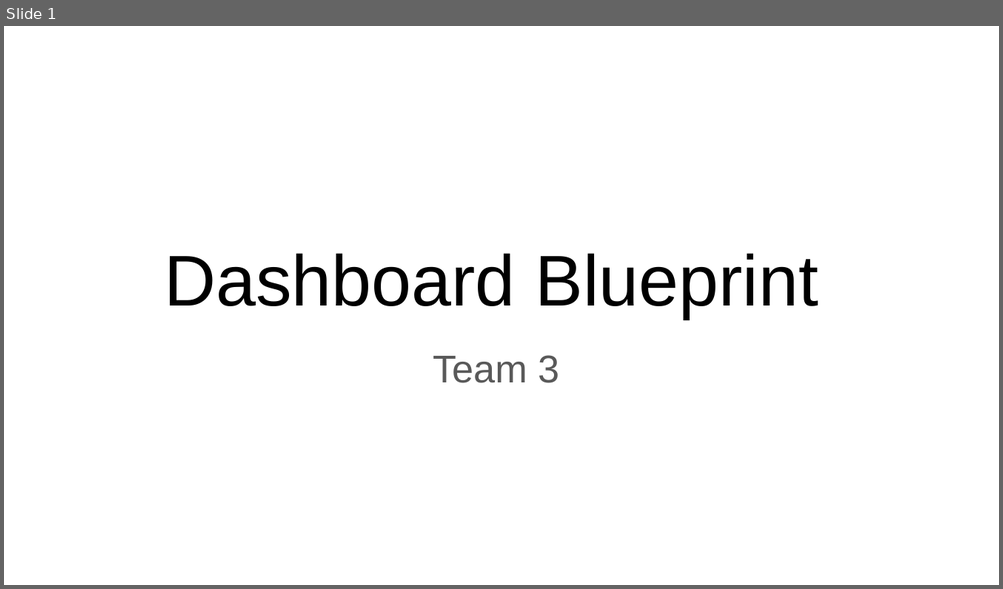
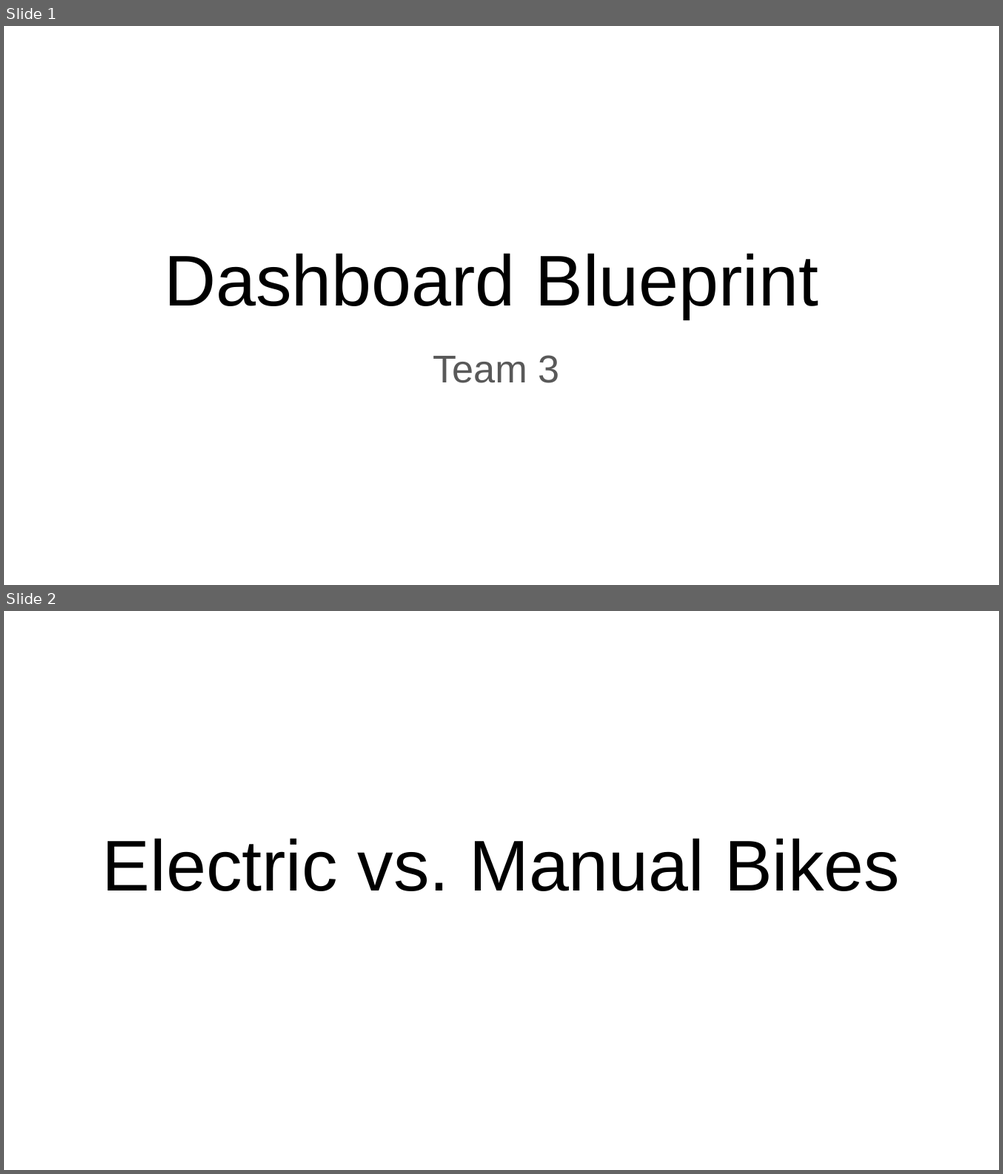
Before and after one commit to Tony-Lew/Team_3_Project, a slide deck: Dashboard Blueprint.pptx. Shown one above the other, each under a label of ours: slide 1 before the commit, slides 1 and 2 after it. The pictures are 1003x589 and 1003x1174 pixels, drawn with LibreOffice and Linux fonts; fonts in the diff are those of the drawing. Boxes give left, top, right and bottom in pixels: in the first picture for what was removed or moved away, otherwise in the second. Text is boxed around its words. In the diff, an @@ line names an element or a change of style, - is before the commit and + after.

```diff
--- a/Dashboard Blueprint.pptx
+++ b/Dashboard Blueprint.pptx
@@ slide 2 added at box(4, 611, 999, 1170), background #FFFFFF @@
@@ title added at box(102, 838, 899, 891), 52 pt, text #000000 @@
+Electric vs. Manual Bikes
```
Also in this commit, not shown: 1 slide changed.
